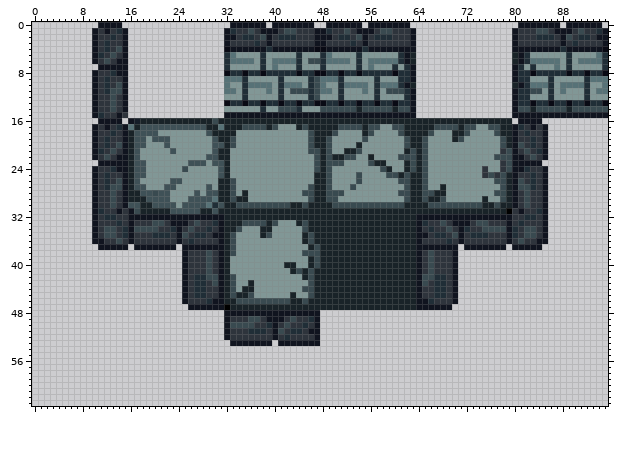
Two states of a sprite sheet, Assets/Main/Images/tutorial_tileset.png. Above: the version before the commit.
The file is 96x64 pixels.
The same view after the edit:
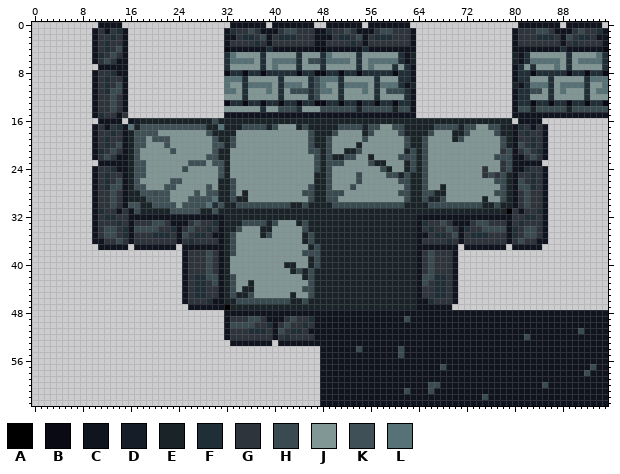
Palette (. is transparent): A #000000  B #090a14  C #10141f  D #151d28  E #192328  F #202e37  G #2e343c  H #394a50  J #819796  K #3f5157  L #577277
The author wrote: Added a custom tile for bg outside walkable area
The exact change:
Colour C now appears in row 48 at x 48 to 95; in row 49 at x 48 to 61 and 63 to 95; in row 50 at x 48 to 95; in row 51 at x 48 to 90 and 92 to 95; in row 52 at x 48 to 81 and 83 to 95; in row 53 at x 48 to 95.
Colour C now appears in row 54 at x 48 to 53, 55 to 60 and 62 to 95; in row 55 at x 48 to 60 and 62 to 95; in row 56 at x 48 to 95; in row 57 at x 48 to 67, 69 to 92 and 94 to 95; in row 58 at x 48 to 91 and 93 to 95; in row 59 at x 48 to 95.
Colour C now appears in row 60 at x 48 to 65, 68 to 84 and 86 to 95; in row 61 at x 48 to 61, 63 to 65 and 67 to 95; in row 62 at x 48 to 74 and 76 to 95; in row 63 at x 48 to 95.
Colour H now appears in row 49 at x 62; in row 51 at x 91; in row 52 at x 82; in row 54 at x 54 and 61; in row 55 at x 61; in row 57 at x 68 and 93.
Colour H now appears in row 58 at x 92; in row 60 at x 66 to 67 and 85; in row 61 at x 62 and 66; in row 62 at x 75.
